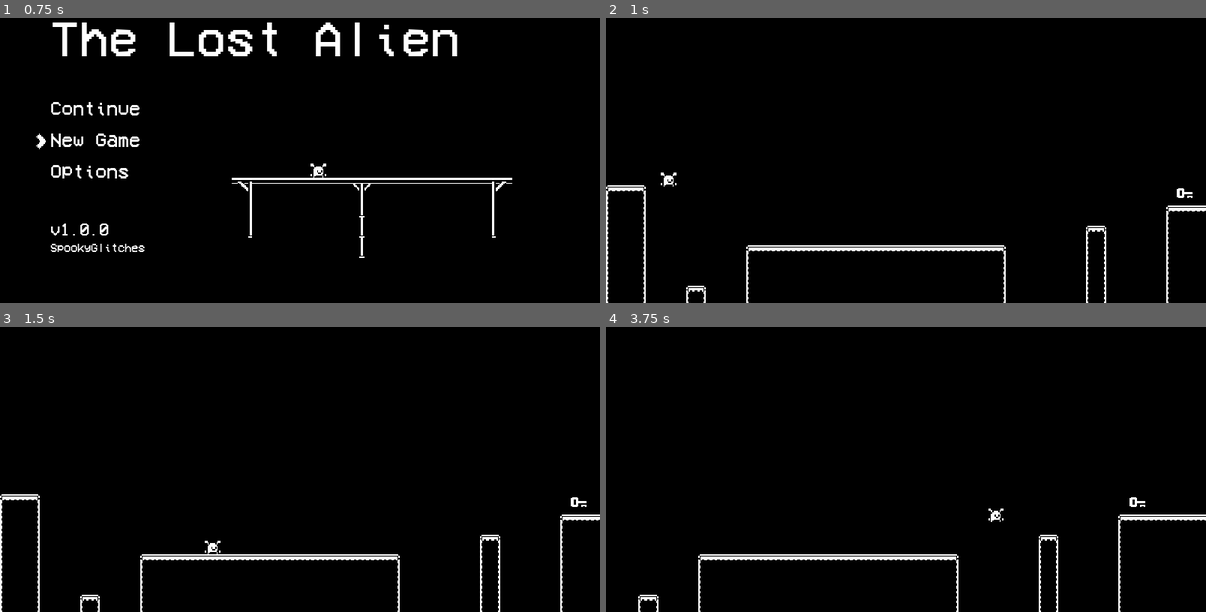
Above: before the commit, frames 1-4 (two rows, left to right).
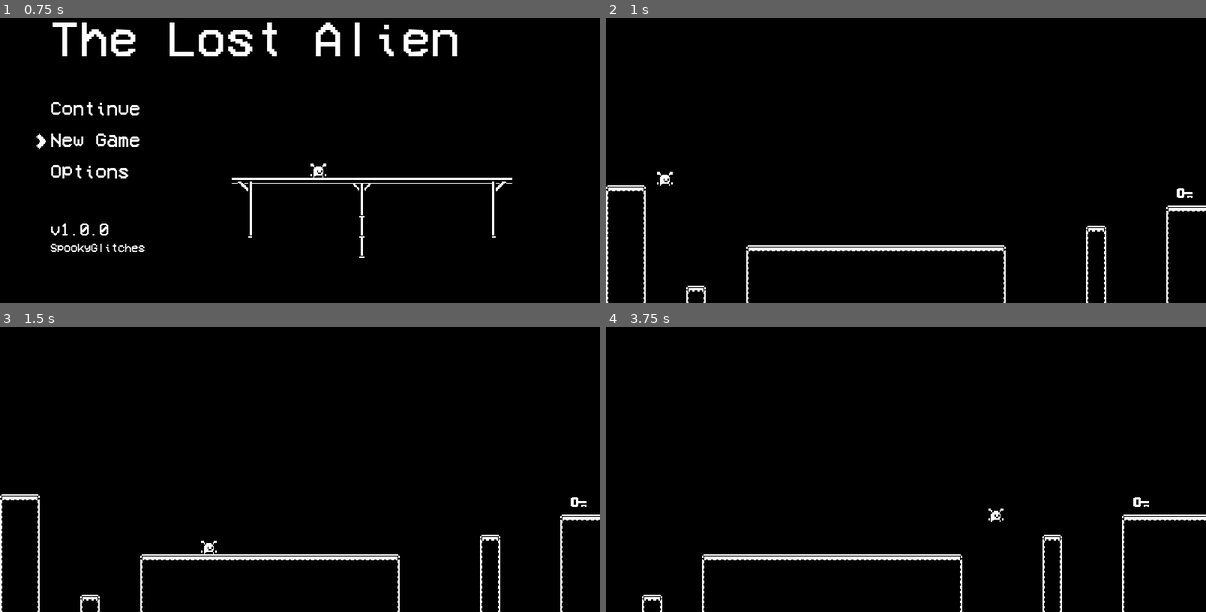
Above: after the commit, the same moments.

Repository: chewbakai/alien-platformer-godot
Game: Godot game, scene res://GUI/MainMenu.tscn
The game is run twice, just before and just after one commit, with the same random seed, the same clock (stepped at 60 frames per second) and the same inputs. Sound files missing from this copy of the repository are replaced by a short silence.
Inputs:
- Up to frame 1 (0.75 s): tap Enter (ui_accept) at 0.5 s; hold D (walk_east) from 0.53 s (still down); hold S (crouch) from 0.53 s (still down)
- Up to frame 2 (1 s): keep holding D (walk_east); keep holding S (crouch); tap W (jump) at 0.77 s; tap Enter (ui_accept) at 0.8 s
- Up to frame 3 (1.5 s): keep holding D (walk_east); tap W (jump) at 1.07 s; release S (crouch) at 1.28 s; tap Enter (ui_accept) at 1.35 s
- Up to frame 4 (3.75 s): tap W (jump) at 1.52, 1.55, 1.82, 2.1, 3.02, 3.32 s; release D (walk_east) at 2.03 s; hold A (walk_west) 2.03-2.78 s; hold S (crouch) 2.03-2.78 s; hold D (walk_east) from 2.78 s (still down); tap S (crouch) at 2.85 s; tap Enter (ui_accept) at 3.05 s; hold Enter (ui_accept) from 3.53 s (still down)

Frame 1 is identical in both runs. In frame 2, less than 0.1% of the frame differs, in the area x 8-12%, y 53-60%; in frame 3, less than 0.1%; in frame 4, 1.0%, in the area x 5-100%, y 59-100%.

Commit message:
Complete lvl 1, change enter sfx

Diff:
--- a/Actors/Player/Player.gd
+++ b/Actors/Player/Player.gd
@@ -100,4 +100,6 @@
 		var sfx = load(asset)
 		var aud = get_node("AudioStreamPlayer")
 		aud.stream = sfx
+		if input == "jump":
+			aud.set_volume_db(-10)
 		aud.play()
--- a/Actors/Player/Player.tscn
+++ b/Actors/Player/Player.tscn
@@ -60,6 +60,6 @@
 
 [node name="AudioStreamPlayer" type="AudioStreamPlayer" parent="."]
 stream = ExtResource( 7 )
-volume_db = -25.0
+volume_db = -5.0
 bus = "SFX"
 [connection signal="finished" from="AudioStreamPlayer" to="." method="_on_AudioStreamPlayer_finished"]
--- a/GUI/Fail.tscn
+++ b/GUI/Fail.tscn
@@ -7,7 +7,6 @@
 font_path = "res://GUI/VCR_OSD_MONO_1.001.ttf"
 
 [sub_resource type="DynamicFont" id=2]
-size = 12
 outline_color = Color( 0, 0, 0, 1 )
 font_data = SubResource( 1 )
 
@@ -87,6 +86,5 @@
 
 [node name="AudioStreamPlayer" type="AudioStreamPlayer" parent="."]
 stream = ExtResource( 2 )
-volume_db = -10.0
 pitch_scale = 0.78
 bus = "SFX"
--- a/GUI/MainMenu.tscn
+++ b/GUI/MainMenu.tscn
@@ -23,6 +23,7 @@
 
 [sub_resource type="DynamicFont" id=3]
 size = 10
+outline_color = Color( 0, 0, 0, 1 )
 font_data = ExtResource( 1 )
 
 [sub_resource type="SpriteFrames" id=4]
--- a/GUI/MenuOptions.gd
+++ b/GUI/MenuOptions.gd
@@ -37,14 +37,15 @@
 		sprite.show()
 
 func play_sound(input):
+	var aud = get_node("AudioStreamPlayer")
 	var asset
 	match input:
 		"select":
 			asset = "res://Audio/select_menu_085.wav"
+			aud.set_pitch_scale(1)
 		"enter":
 			asset = "res://Audio/enter_menu_150.wav"
-	if asset:
-		var sfx = load(asset)
-		var aud = get_node("AudioStreamPlayer")
-		aud.stream = sfx
-		aud.play()
+			aud.set_pitch_scale(0.8)
+	var sfx = load(asset)
+	aud.stream = sfx
+	aud.play()
--- a/GUI/Pause.gd
+++ b/GUI/Pause.gd
@@ -31,10 +31,14 @@
 			toggle_arrow(options[choice],false)
 		elif event.is_action_pressed("ui_accept"):
 			play_sound("enter")
-			if options[choice] == "Menu":
-				tree.paused = false
-				_show(false)
-				tree.change_scene("res://GUI/MainMenu.tscn")
+			tree.paused = false
+			_show(false)
+			match options[choice]:
+				"Menu":
+					tree.change_scene("res://GUI/MainMenu.tscn")
+				"Restart":
+					tree.change_scene("res://Levels/"+tree.current_scene.get_name()+".tscn")
+
 
 
 func toggle_arrow(node,hide):
--- a/Levels/Level1.gd
+++ b/Levels/Level1.gd
@@ -6,31 +6,14 @@
 # var b = "text"
 const REQ_KEYS = 1
 
-var Player = preload("res://Actors/Player/Player.tscn")
-var Door = preload("res://Objects/Door/Door.tscn")
+#var Player = preload("res://Actors/Player/Player.tscn")
 var Fail = preload("res://GUI/Fail.tscn")
+onready var player = get_node("Player")
 #var Key = preload("res://Objects/Key/Key.tscn")
-var player
-var door
 
 func _ready():
-	create_player()
-	create_door()
-	$AudioStreamPlayer.play()
-#	place_keys()
-
-func create_player():
-	player = Player.instance()
-	player.set_position({"x":13,"y":174})
 	player.set_camera_limits(get_node("TileStands"))
-	add_child(player)
-
-func create_door():
-	door = Door.instance()
-	door.position.x = 665
-	door.position.y = 168
-	door.get_node("Area2D").connect("body_entered", self, "_on_Door_entered")
-	add_child(door)
+	get_node("Door/Area2D").connect("body_entered",self,"_on_Door_entered")
 
 func _on_Door_entered(body):
 	if body.get_name() == "Player":
@@ -56,9 +39,3 @@
 
 func restart_level():
 	get_tree().change_scene("res://Levels/Level1.tscn")
-
-#func place_keys():
-#	var key = Key.instance()
-#	key.position.x = 158
-#	key.position.y = 202
-#	add_child(key)
--- a/Levels/Level1.tscn
+++ b/Levels/Level1.tscn
@@ -1,10 +1,12 @@
-[gd_scene load_steps=7 format=2]
+[gd_scene load_steps=9 format=2]
 
 [ext_resource path="res://Tiles/TileStands.tscn" type="PackedScene" id=1]
 [ext_resource path="res://Levels/Level1.gd" type="Script" id=2]
 [ext_resource path="res://Tiles/TileLetters.tscn" type="PackedScene" id=3]
 [ext_resource path="res://Audio/LevelBGM.tscn" type="PackedScene" id=4]
 [ext_resource path="res://Objects/Key/Key.tscn" type="PackedScene" id=5]
+[ext_resource path="res://Objects/Door/Door.tscn" type="PackedScene" id=6]
+[ext_resource path="res://Actors/Player/Player.tscn" type="PackedScene" id=7]
 
 [sub_resource type="RectangleShape2D" id=1]
 extents = Vector2( 408, 10 )
@@ -33,4 +35,11 @@
 position = Vector2( 463, 182 )
 
 [node name="AudioStreamPlayer" parent="." instance=ExtResource( 4 )]
+volume_db = -10.0
+
+[node name="Door" parent="." instance=ExtResource( 6 )]
+position = Vector2( 665, 167 )
+
+[node name="Player" parent="." instance=ExtResource( 7 )]
+position = Vector2( 7, 168 )
 [connection signal="body_entered" from="Fall" to="." method="_on_player_fall"]
--- /dev/null
+++ b/Levels/Level2.tscn
@@ -0,0 +1,13 @@
+[gd_scene format=2]
+
+[node name="Node2D" type="Node2D"]
+
+[node name="Label" type="Label" parent="."]
+margin_left = 165.0
+margin_top = 83.0
+margin_right = 205.0
+margin_bottom = 97.0
+text = "heyw"
+__meta__ = {
+"_edit_use_anchors_": false
+}
--- a/Objects/Door/Door.gd
+++ b/Objects/Door/Door.gd
@@ -14,3 +14,8 @@
 # Called every frame. 'delta' is the elapsed time since the previous frame.
 #func _process(delta):
 #	pass
+
+
+
+func _on_Area2D_area_entered(area):
+	pass # Replace with function body.
--- a/Objects/Door/Door.tscn
+++ b/Objects/Door/Door.tscn
@@ -18,9 +18,8 @@
 [node name="Area2D" type="Area2D" parent="."]
 
 [node name="CollisionShape2D" type="CollisionShape2D" parent="Area2D"]
-position = Vector2( -11, 0 )
+position = Vector2( -13, 0 )
 shape = SubResource( 1 )
 
 [node name="CollisionShape2D" type="CollisionShape2D" parent="."]
-visible = false
 shape = SubResource( 2 )
--- a/Objects/Key/Key.tscn
+++ b/Objects/Key/Key.tscn
@@ -36,6 +36,7 @@
 
 [node name="AudioStreamPlayer" type="AudioStreamPlayer" parent="."]
 stream = ExtResource( 3 )
+volume_db = 10.0
 pitch_scale = 2.5
 bus = "SFX"
 
Not shown, added: Audio/enter_menu_085.wav.import
Not shown, changed: game_details.txt
Not shown, changed: Audio/enter_menu_150.wav
